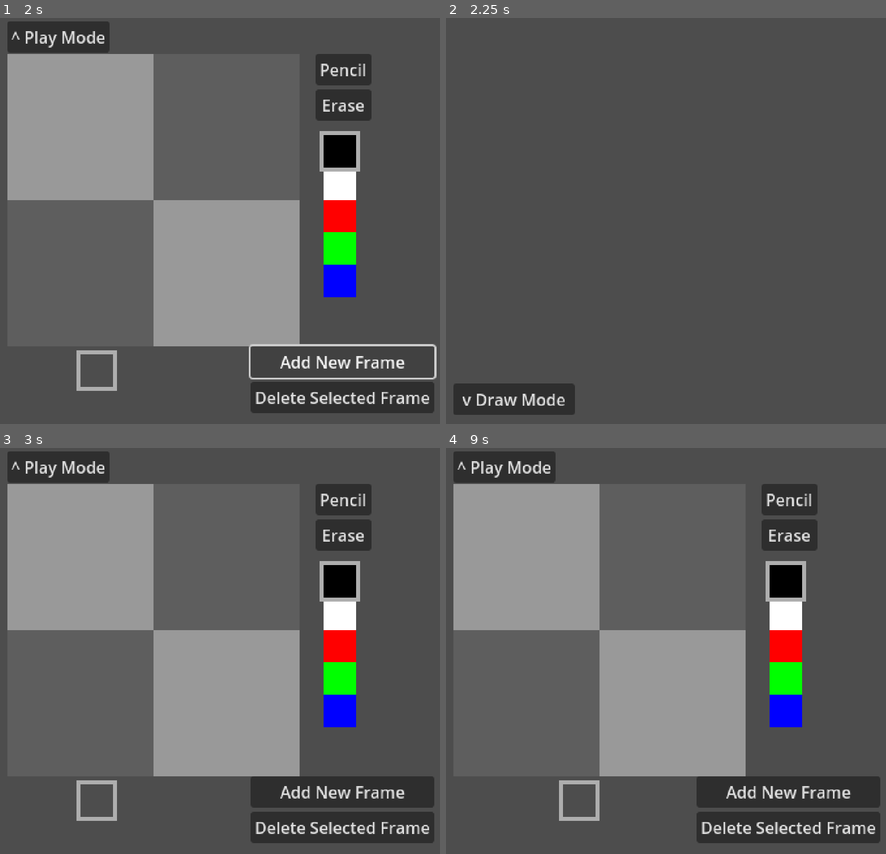
Above: before the commit, frames 1-4 (two rows, left to right).
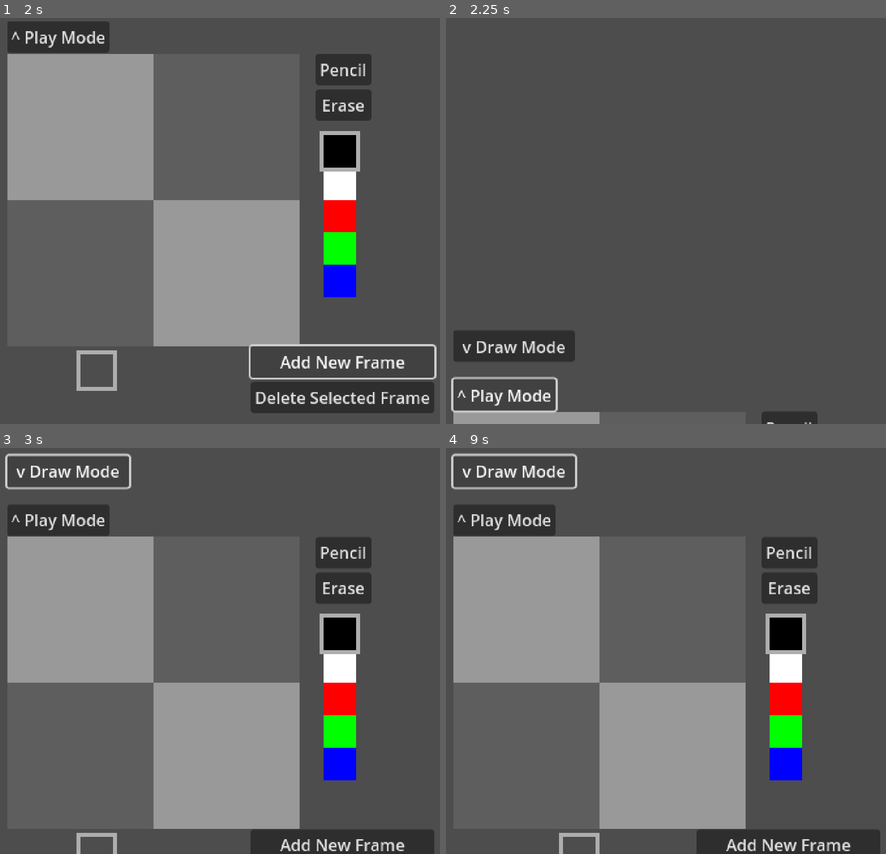
Above: after the commit, the same moments.

Repository: kennethbchen/Fireworkshop-Game
Game: Godot game, scene res://main.tscn
The game is run twice, just before and just after one commit, with the same random seed, the same clock (stepped at 60 frames per second) and the same inputs.
Inputs:
- Up to frame 1 (2 s): click "Add New Frame" at 0.5 s; click "Add New Frame" at 1.25 s
- Up to frame 2 (2.25 s): click "^ Play Mode" at 2 s
- Up to frame 3 (3 s): click "v Draw Mode" at 2.75 s
- Up to frame 4 (9 s): click "^ Play Mode" at 3.5 s; click "v Draw Mode" at 4.25 s; click "Pencil" at 5 s; click "Pencil" at 5.75 s; click "Pencil" at 6.5 s; click "Add New Frame" at 7.25 s; click "^ Play Mode" at 8 s; click "v Draw Mode" at 8.75 s

Frame 1 is identical in both runs. In frame 2, 4.4% of the frame differs, in the area x 1-85%, y 77-100%; in frame 3, 30%, in the area x 1-99%, y 0-100%; in frame 4, 30%.

Commit message:
Added transition effect for camera

Diff:
--- a/main.tscn
+++ b/main.tscn
@@ -32,6 +32,12 @@
 
 [node name="Main" type="Node2D"]
 
+[node name="PlayModeViewportGuide" type="Marker2D" parent="."]
+position = Vector2(0, -405)
+
+[node name="PlayModeGuideViewportGuide" type="Marker2D" parent="PlayModeViewportGuide"]
+position = Vector2(450, 0)
+
 [node name="Camera2D" type="Camera2D" parent="."]
 position = Vector2(225, 202.5)
 script = ExtResource("1_5hvaw")
--- a/scripts/camera.gd
+++ b/scripts/camera.gd
@@ -1,14 +1,30 @@
 extends Camera2D
 
+var transitioning = false
 
 func _ready():
 	position = _get_draw_mode_position()
 
 func goto_draw_mode():
-	position = _get_draw_mode_position()
+
+	if not transitioning:
+		transitioning = true
+
+		var tween = get_tree().create_tween()
+		tween.set_ease(Tween.EASE_OUT)
+		tween.set_trans(Tween.TRANS_QUART)
+		tween.tween_property(self, "position", _get_draw_mode_position(), 0.5)
+		tween.tween_callback(func(): transitioning = false)
 
 func goto_play_mode():
-	position = _get_play_mode_position()
+
+	if not transitioning:
+		transitioning = true
+		var tween = get_tree().create_tween()
+		tween.set_ease(Tween.EASE_OUT)
+		tween.set_trans(Tween.TRANS_QUART)
+		tween.tween_property(self, "position", _get_play_mode_position(), 0.5)
+		tween.tween_callback(func(): transitioning = false)
 
 func _get_draw_mode_position() -> Vector2:
 	return get_viewport_rect().size / 2
